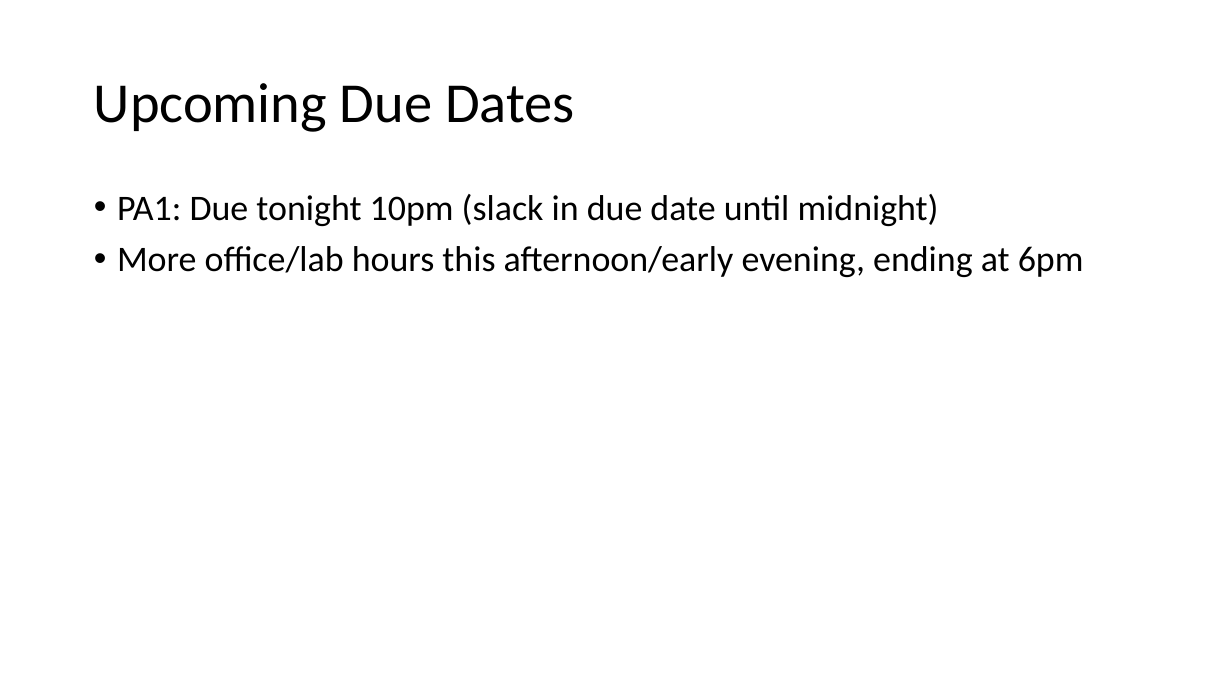
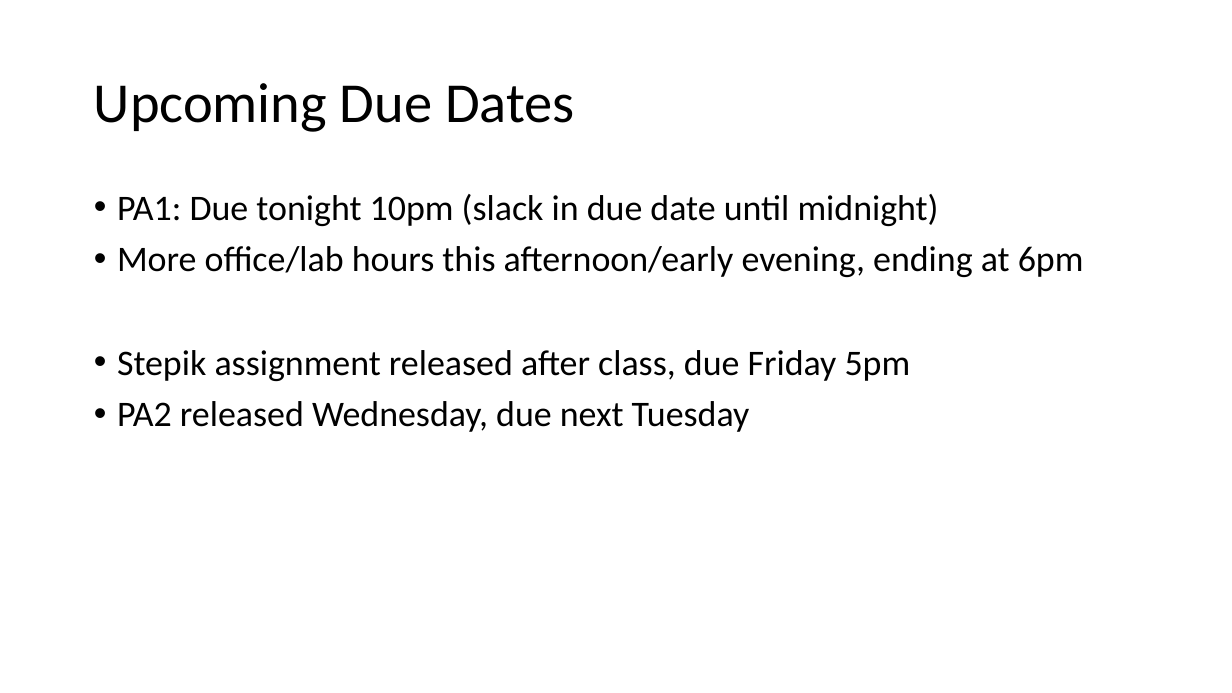
Before and after one commit to catherinefxia/ucsd-cse8a-w20.github.io, a slide deck: slide 2 of lectures/CSE8AW20-01-14-Lec3-Booleans-If/CSE8AW20-01-09-Lec3-Booleans-If-slides.pptx. Drawn at 1232x693 pixels with LibreOffice and Linux fonts; fonts in the diff are those of the drawing. Boxes give left, top, right and bottom in pixels: in the first picture for what was removed or moved away, otherwise in the second. Text is boxed around its words. In the diff, an @@ line names an element or a change of style, - is before the commit and + after.

```diff
--- a/lectures/CSE8AW20-01-14-Lec3-Booleans-If/CSE8AW20-01-09-Lec3-Booleans-If-slides.pptx
+++ b/lectures/CSE8AW20-01-14-Lec3-Booleans-If/CSE8AW20-01-09-Lec3-Booleans-If-slides.pptx
@@ text at [117,350,911,432]: paragraphs added @@
+• Stepik assignment released after class, due Friday 5pm
+• PA2 released Wednesday, due next Tuesday
```
Also in this commit, not shown: 2 other slides changed.
